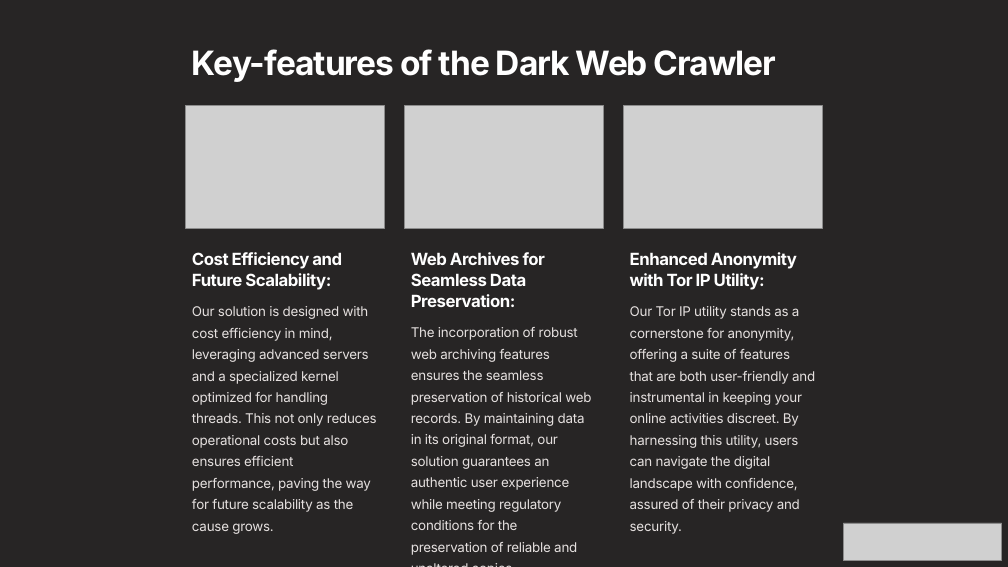
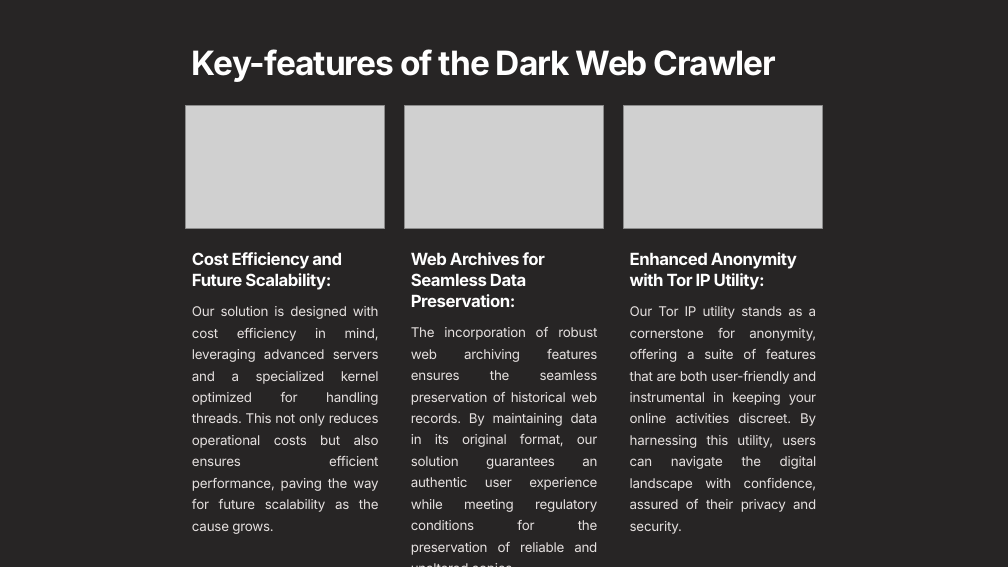
Before and after one commit to ethical-buddy/TORONS, a slide deck: slide 6 of TEAM-CPC.pptx. Drawn at 1008x567 pixels with LibreOffice and Linux fonts; fonts in the diff are those of the drawing; grey boxes stand for pictures. Boxes give left, top, right and bottom in pixels: in the first picture for what was removed or moved away, otherwise in the second. Text is boxed around its words. In the diff, an @@ line names an element or a change of style, - is before the commit and + after.

```diff
--- a/TEAM-CPC.pptx
+++ b/TEAM-CPC.pptx
@@ alignment left to justified in 3 elements at (192, 306, 695, 534), (411, 327, 598, 555), (630, 306, 817, 512) @@
@@ picture removed at (844, 523, 1002, 561) @@
```
Also in this commit, not shown: 7 other slides changed, 1 slide added, 1 other file.
